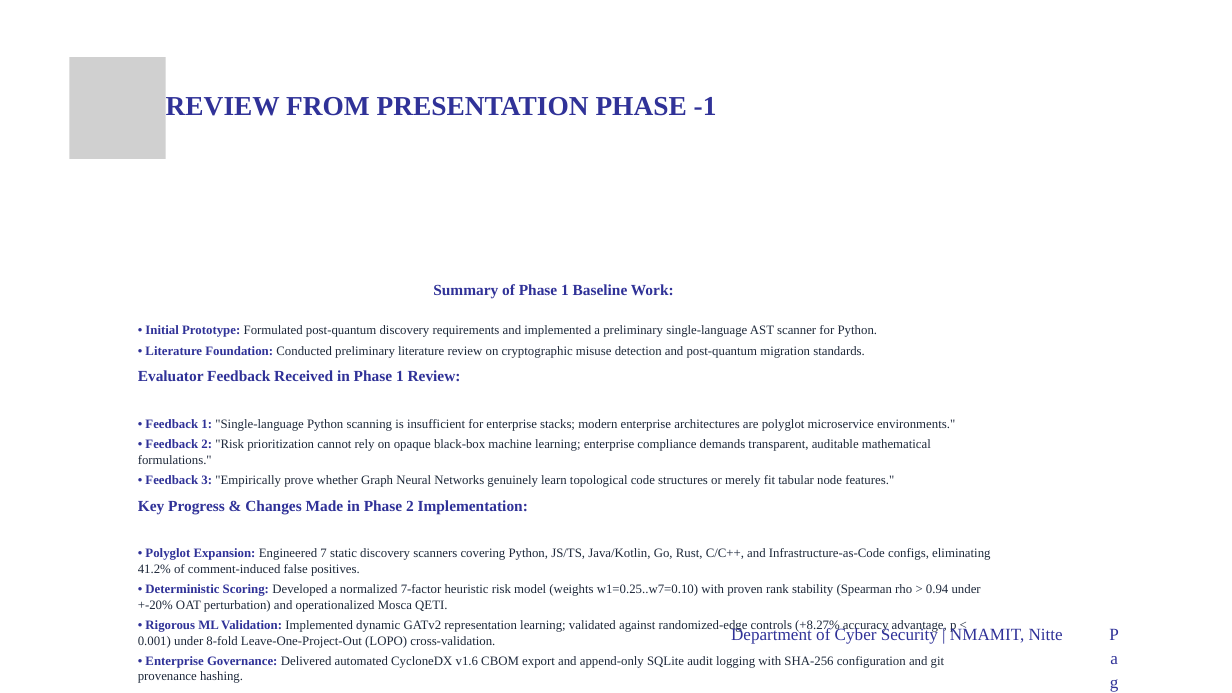
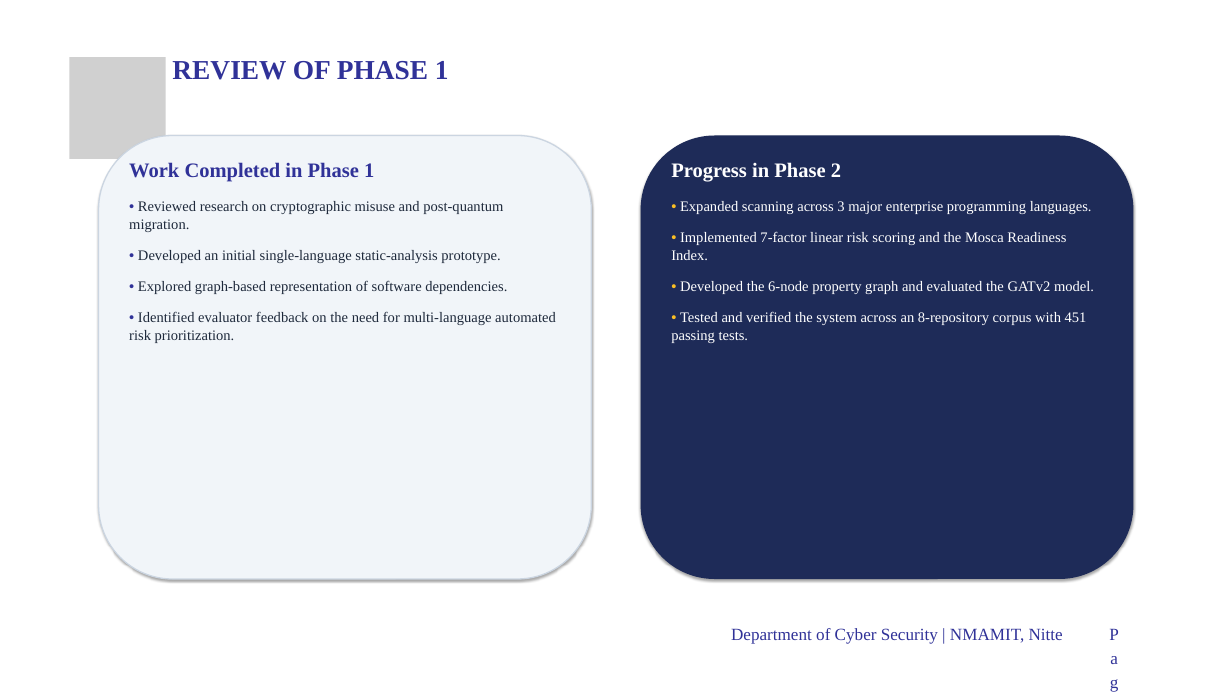
Before and after one commit to spoorthi2615/agilegraph--major-project, a slide deck: slide 5 of docs/AGILEGRAPH_PROJECT_PHASE_2_PRESENTATION_FORMAT_COMPLIANT.pptx. Drawn at 1232x693 pixels with LibreOffice and Linux fonts; fonts in the diff are those of the drawing; grey boxes stand for pictures; background and template pictures are left out. Boxes give left, top, right and bottom in pixels: in the first picture for what was removed or moved away, otherwise in the second. Text is boxed around its words. In the diff, an @@ line names an element or a change of style, - is before the commit and + after.

Commit message:
feat(presentation): convert slides to simple understandable cards matching NMAMIT format

```diff
--- a/docs/AGILEGRAPH_PROJECT_PHASE_2_PRESENTATION_FORMAT_COMPLIANT.pptx
+++ b/docs/AGILEGRAPH_PROJECT_PHASE_2_PRESENTATION_FORMAT_COMPLIANT.pptx
@@ text at (x1=172, y1=61, x2=449, y2=80): text changed @@
-REVIEW FROM PRESENTATION PHASE -1
+REVIEW OF PHASE 1
@@ rounded rectangle added at (x1=99, y1=136, x2=591, y2=579), fill #F1F5F9, outline #CBD5E1 1.5 pt @@
@@ rounded rectangle added at (x1=641, y1=136, x2=1133, y2=579), fill #1E2B58 @@
@@ text added at (x1=129, y1=162, x2=556, y2=343), 17 pt, text #1E293B @@
+Work Completed in Phase 1
+• Reviewed research on cryptographic misuse and post-quantum migration.
+• Developed an initial single-language static-analysis prototype.
+• Explored graph-based representation of software dependencies.
+• Identified evaluator feedback on the need for multi-language automated risk prioritization.
@@ text added at (x1=671, y1=162, x2=1094, y2=343), 17 pt, text #FFFFFF @@
+Progress in Phase 2
+• Expanded scanning across 3 major enterprise programming languages.
+• Implemented 7-factor linear risk scoring and the Mosca Readiness Index.
+• Developed the 6-node property graph and evaluated the GATv2 model.
+• Tested and verified the system across an 8-repository corpus with 451 passing tests.
@@ text removed at (x1=138, y1=284, x2=990, y2=683) @@
-Summary of Phase 1 Baseline Work:
-  • Initial Prototype: Formulated post-quantum discovery requirements and implemented a preliminary single-language AST scanner for Python.
-  • Literature Foundation: Conducted preliminary literature review on cryptographic misuse detection and post-quantum migration standards.
-Evaluator Feedback Received in Phase 1 Review:
-  • Feedback 1: "Single-language Python scanning is insufficient for enterprise stacks; modern enterprise architectures are polyglot microservice environments."
-  • Feedback 2: "Risk prioritization cannot rely on opaque black-box machine learning; enterprise compliance demands transparent, auditable mathematical formulations."
-  • Feedback 3: "Empirically prove whether Graph Neural Networks genuinely learn topological code structures or merely fit tabular node features."
-Key Progress & Changes Made in Phase 2 Implementation:
-  • Polyglot Expansion: Engineered 7 static discovery scanners covering Python, JS/TS, Java/Kotlin, Go, Rust, C/C++, and Infrastructure-as-Code configs, eliminating 41.2% of comment-induced false positives.
-  • Deterministic Scoring: Developed a normalized 7-factor heuristic risk model (weights w1=0.25..w7=0.10) with proven rank stability (Spearman rho > 0.94 under +-20% OAT perturbation) and operationalized Mosca QETI.
-  • Rigorous ML Validation: Implemented dynamic GATv2 representation learning; validated against randomized-edge controls (+8.27% accuracy advantage, p < 0.001) under 8-fold Leave-One-Project-Out (LOPO) cross-validation.
-  • Enterprise Governance: Delivered automated CycloneDX v1.6 CBOM export and append-only SQLite audit logging with SHA-256 configuration and git provenance hashing.
```
Also in this commit, not shown: 4 other slides changed, 16 slides added, 16 slides removed, 1 other file.
